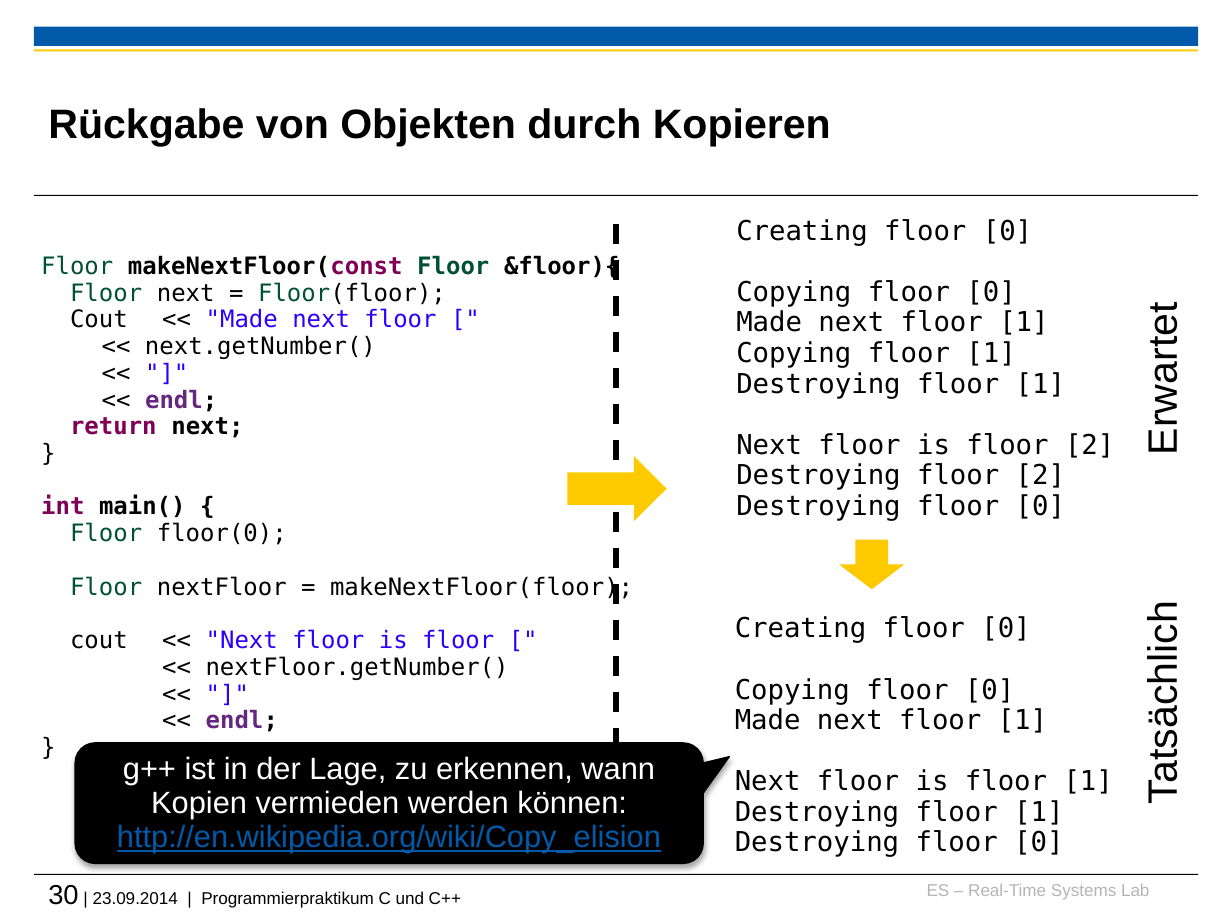
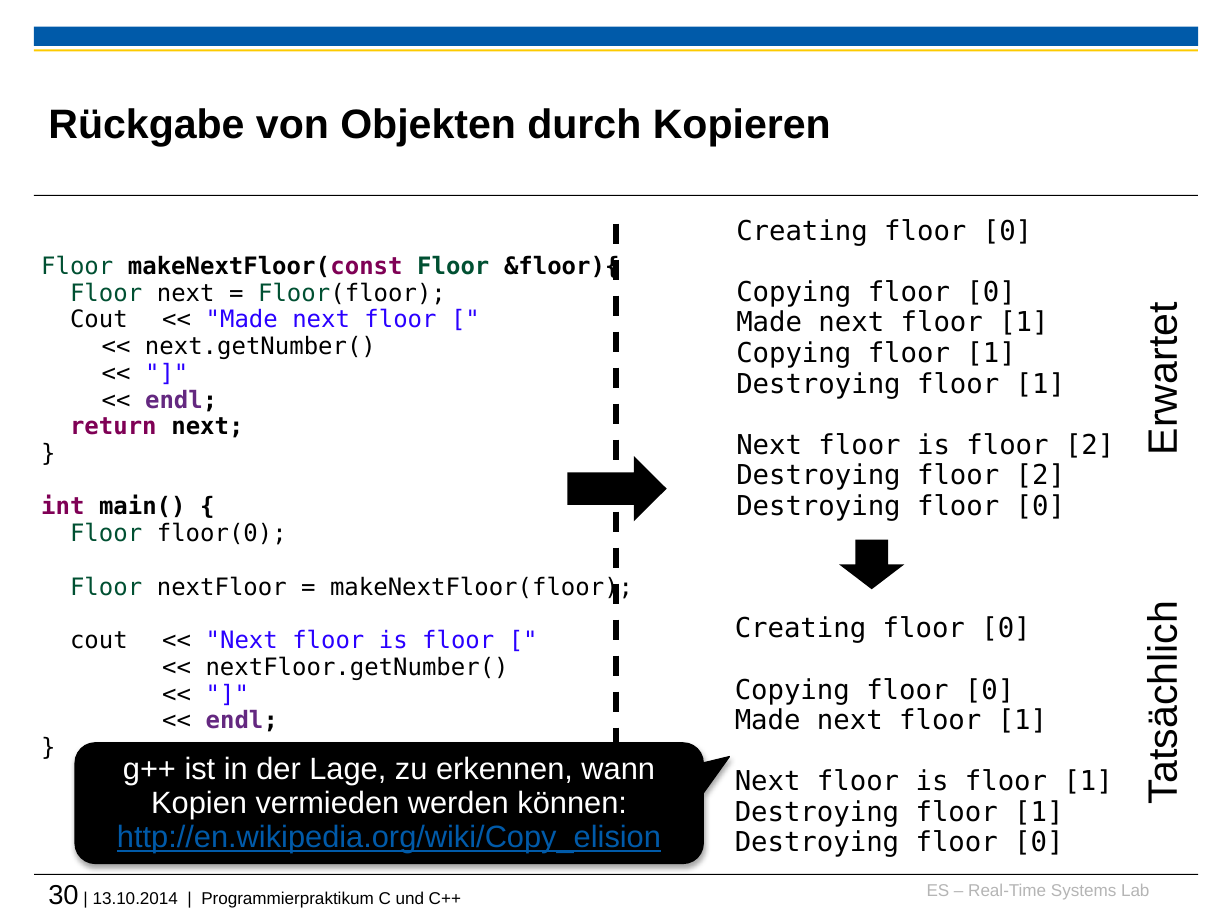
Before and after one commit to h82k/tud-cppp, a slide deck: slide 30 of vorlesung/2 Speicherverwaltung.pptx. Drawn at 1232x924 pixels with LibreOffice and Linux fonts; fonts in the diff are those of the drawing; background and template pictures are left out. Boxes give left, top, right and bottom in pixels: in the first picture for what was removed or moved away, otherwise in the second. Text is boxed around its words. In the diff, an @@ line names an element or a change of style, - is before the commit and + after.

```diff
--- a/vorlesung/2 Speicherverwaltung.pptx
+++ b/vorlesung/2 Speicherverwaltung.pptx
@@ right arrow at [568, 456, 668, 521]: fill #FDCA00 to #000000 @@
@@ right arrow at [838, 540, 904, 590]: fill #FDCA00 to #000000 @@
@@ text at [48, 885, 461, 908]: text changed @@
-30 | 23.09.2014 | Programmierpraktikum C und C++
+30 | 13.10.2014 | Programmierpraktikum C und C++
```
Also in this commit, not shown: 4 other slides changed, 2 other files.
